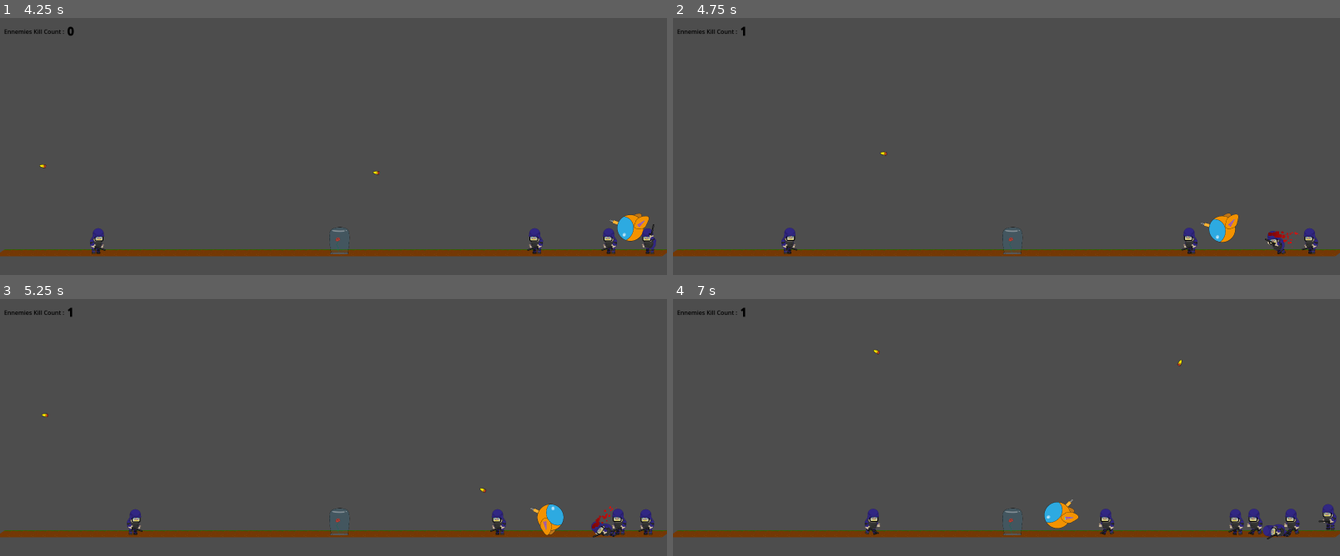
Above: before the commit, frames 1-4 (two rows, left to right).
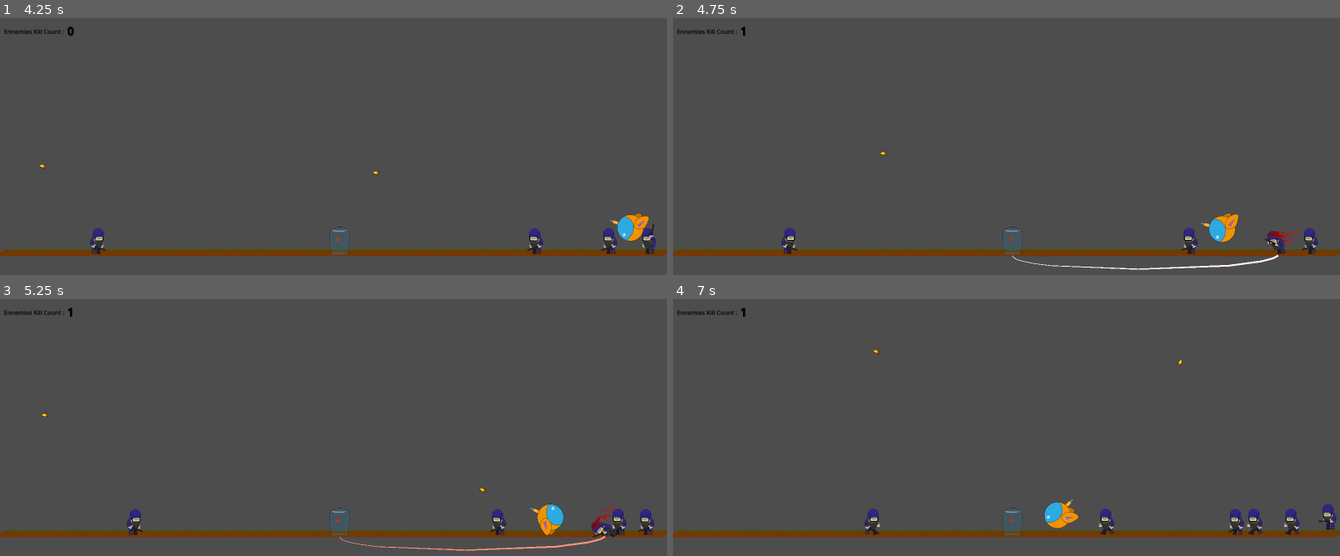
Above: after the commit, the same moments.

Repository: Jeremiejade/rose
Game: Godot game, scene res://scenes/Level/level.tscn
Same seed, same stepped clock (60 frames per second), same inputs: the game is played once before the commit and once after it. This scene is started directly instead of the project's main scene.
Inputs (mouse positions are in pixels of both pictures, inside the frame that each line leads up to):
- Up to frame 1 (4.25 s): tap Enter at 0.5 s; move the mouse to (480, 138) at 0.52 s; hold D (move_right) 0.53-2.03 s; click (480, 138) at 0.6 s; tap Space (jump) at 0.77, 1.52, 3.02, 3.77 s; move the mouse to (200, 164) at 1.27 s; click (200, 164) at 1.35 s; move the mouse to (400, 92) at 2.02 s; hold A (move_left) 2.03-2.78 s; click (400, 92) at 2.1 s; move the mouse to (300, 203) at 2.77 s; hold D (move_right) from 2.78 s (still down); click (300, 203) at 2.85 s; move the mouse to (533, 190) at 3.52 s; click (533, 190) at 3.6 s
- Up to frame 2 (4.75 s): move the mouse to (806, 110) at 4.27 s; release D (move_right) at 4.28 s; hold A (move_left) from 4.28 s (still down); click (806, 110) at 4.35 s; tap Space (jump) at 4.52 s
- Up to frame 3 (5.25 s): move the mouse to (366, 432) at 5.02 s; release A (move_left) at 5.03 s; hold D (move_right) from 5.03 s (still down); click (366, 432) at 5.1 s
- Up to frame 4 (7 s): move the mouse to (906, 365) at 5.77 s; release D (move_right) at 5.78 s; hold A (move_left) from 5.78 s (still down); click (906, 365) at 5.85 s; tap Space (jump) at 6.02, 6.77 s; move the mouse to (1153, 419) at 6.52 s; click (1153, 419) at 6.6 s

Frame 1 is identical in both runs. In frame 2, 0.3% of the frame differs, in the area x 50-91%, y 91-99%; in frame 3, 0.3%; in frame 4, 0.2%.

Commit message:
add rose roots

Diff:
--- /dev/null
+++ b/game_config.gd
@@ -0,0 +1,3 @@
+extends Node
+
+var despawn_count: int = 5
--- a/project.godot
+++ b/project.godot
@@ -12,8 +12,12 @@
 
 config/name="rose"
 run/main_scene="res://scenes/Player/player.tscn"
-config/features=PackedStringArray("4.4", "Forward Plus")
+config/features=PackedStringArray("4.5", "Forward Plus")
 config/icon="res://icon.svg"
+
+[autoload]
+
+gameConfig="*res://game_config.gd"
 
 [display]
 
--- a/scenes/Level/level.gd
+++ b/scenes/Level/level.gd
@@ -5,7 +5,6 @@
 var random = 1;
 
 var ennemyKillCount = 0;
-
 
 
 func addCrs(parent: Node2D):
@@ -16,10 +15,12 @@
 	crs.scale.x = 0.5
 	crs.scale.y = 0.5
 	crs.connect('on_death', enemieKillCounter)
+	crs.connect('on_death', $rose.pumpBlood)
+
 
 	parent.add_child(crs)
 
-func enemieKillCounter():
+func enemieKillCounter(_pos, _tar):
 	ennemyKillCount += 1
 	$SkillCountText2.text = str('[color=black][b][font_size=30]',ennemyKillCount,'[/font_size][/b][/color]' )
 
--- a/scenes/enemies/enemy_crs.gd
+++ b/scenes/enemies/enemy_crs.gd
@@ -19,7 +19,7 @@
 		state = "dead"
 		velocity.x = move_toward(velocity.x, 0, SPEED)
 		if !deathHasEmit :
-			on_death.emit()
+			on_death.emit(self.global_position, self)
 			deathHasEmit = true
 
 	if state != "dead" :
@@ -41,11 +41,13 @@
 	elif state == 'dead' and $AnimationPlayer.is_playing():
 		$AnimationPlayer.play("death")
 
-func onDieAnnimationEnd():
+func onDieAnimationEnd():
 	$AnimationPlayer.stop(true)
 	blood.stopEmit()
-	await get_tree().create_timer(10).timeout
+
+func eat():
 	queue_free()
+
 
 func addAttack(attack):
 	health -= attack.degat
--- a/scenes/enemies/enemy_crs.tscn
+++ b/scenes/enemies/enemy_crs.tscn
@@ -529,11 +529,11 @@
 tracks/13/interp = 1
 tracks/13/loop_wrap = true
 tracks/13/keys = {
-"times": PackedFloat32Array(1.2),
+"times": PackedFloat32Array(1.25),
 "transitions": PackedFloat32Array(1),
 "values": [{
 "args": [],
-"method": &"onDieAnnimationEnd"
+"method": &"onDieAnimationEnd"
 }]
 }
 tracks/14/type = "value"
--- /dev/null
+++ b/scenes/rose/root.gd
@@ -0,0 +1,43 @@
+extends Node2D
+
+var vectors: PackedVector2Array
+var meat: CharacterBody2D
+var isEating: bool
+var step = 2
+
+func _process(_delta: float) -> void:
+	if(!vectors):
+		pass
+	if (isEating):
+		pass
+	if(step == len(vectors)):
+		eat()
+
+	grow()
+
+func setCurvePoints(positionTargetX, target):
+	meat = target
+	var curve = Curve2D.new()
+	var p0_in = Vector2.ZERO
+	var p0_vertex = Vector2.ZERO
+	var p0_out = Vector2(0, 100)
+	var p1_in = Vector2(target.direction * 100, 100)
+	var p1_vertex = Vector2(positionTargetX * 2, 0)
+	var p1_out = Vector2.ZERO
+
+	curve.add_point(p0_vertex, p0_in, p0_out)
+	curve.add_point(p1_vertex, p1_in, p1_out)
+
+	vectors = curve.tessellate()
+
+func eat():
+	isEating = true
+	$AnimationPlayer.play("eating")
+
+func unGrow():
+	meat.eat()
+	queue_free()
+
+func grow():
+	$Line2D.points = vectors.slice(0, step)
+	step += 1
--- /dev/null
+++ b/scenes/rose/root.tscn
@@ -0,0 +1,68 @@
+[gd_scene load_steps=6 format=3 uid="uid://d2yx0lvw2ykdb"]
+
+[ext_resource type="Script" uid="uid://e5umfcawd3l4" path="res://scenes/rose/root.gd" id="1_1i827"]
+
+[sub_resource type="Curve" id="Curve_1i827"]
+_data = [Vector2(0, 0.299276), 0.0, 0.0, 0, 0, Vector2(1, 1), 0.0, 0.0, 0, 0]
+point_count = 2
+
+[sub_resource type="Animation" id="Animation_pnwrn"]
+length = 0.001
+tracks/0/type = "value"
+tracks/0/imported = false
+tracks/0/enabled = true
+tracks/0/path = NodePath("Line2D:default_color")
+tracks/0/interp = 1
+tracks/0/loop_wrap = true
+tracks/0/keys = {
+"times": PackedFloat32Array(0),
+"transitions": PackedFloat32Array(1),
+"update": 0,
+"values": [Color(1, 1, 1, 1)]
+}
+
+[sub_resource type="Animation" id="Animation_1i827"]
+resource_name = "eating"
+tracks/0/type = "value"
+tracks/0/imported = false
+tracks/0/enabled = true
+tracks/0/path = NodePath("Line2D:default_color")
+tracks/0/interp = 1
+tracks/0/loop_wrap = true
+tracks/0/keys = {
+"times": PackedFloat32Array(0, 1),
+"transitions": PackedFloat32Array(1, 1),
+"update": 0,
+"values": [Color(1, 1, 1, 1), Color(1, 0.21568628, 0.078431375, 1)]
+}
+tracks/1/type = "method"
+tracks/1/imported = false
+tracks/1/enabled = true
+tracks/1/path = NodePath(".")
+tracks/1/interp = 1
+tracks/1/loop_wrap = true
+tracks/1/keys = {
+"times": PackedFloat32Array(1),
+"transitions": PackedFloat32Array(1),
+"values": [{
+"args": [],
+"method": &"unGrow"
+}]
+}
+
+[sub_resource type="AnimationLibrary" id="AnimationLibrary_wu47e"]
+_data = {
+&"RESET": SubResource("Animation_pnwrn"),
+&"eating": SubResource("Animation_1i827")
+}
+
+[node name="Root" type="Node2D"]
+script = ExtResource("1_1i827")
+
+[node name="Line2D" type="Line2D" parent="."]
+width_curve = SubResource("Curve_1i827")
+
+[node name="AnimationPlayer" type="AnimationPlayer" parent="."]
+libraries = {
+&"": SubResource("AnimationLibrary_wu47e")
+}
--- a/scenes/rose/rose.gd
+++ b/scenes/rose/rose.gd
@@ -2,7 +2,12 @@
 
 var ATTACKS = []
 var ATTACK_IDS = []
+var pumpCurvePoints
+var pump
+
 @export var life: int = 100
+const ROOT = preload("res://scenes/rose/root.tscn");
+
 
 func _physics_process(_delta):
 	for attack in ATTACKS:
@@ -10,6 +15,12 @@
 		life -= attack.damage
 	ATTACKS = []
 	handleFelure()
+
+func pumpBlood(targetPosition: Vector2, target: CharacterBody2D) -> void:
+	var root = ROOT.instantiate()
+	root.setCurvePoints(targetPosition.x - global_position.x, target)
+	root.position = $rootSpawnerTarget.position
+	self.add_child(root)
 
 func addAttack(attack):
 	var alreadyAttacking = ATTACK_IDS.find(attack.id)
--- a/scenes/rose/rose.tscn
+++ b/scenes/rose/rose.tscn
@@ -103,3 +103,6 @@
 visible = false
 position = Vector2(0, 27)
 texture = ExtResource("4_yceic")
+
+[node name="rootSpawnerTarget" type="Node2D" parent="."]
+position = Vector2(0, 78)
Not shown, added: game_config.gd.uid
Not shown, added: scenes/rose/root.gd.uid
